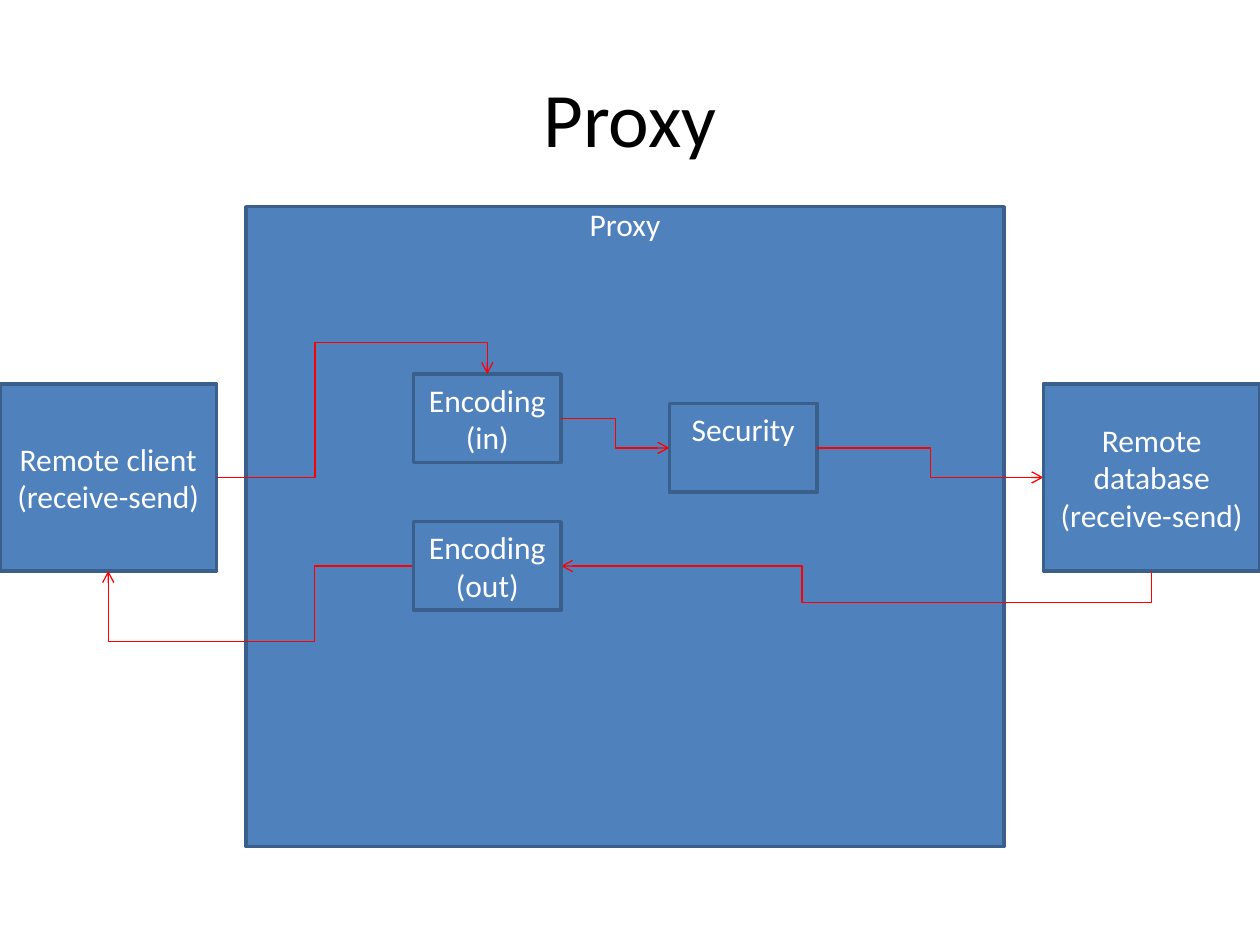
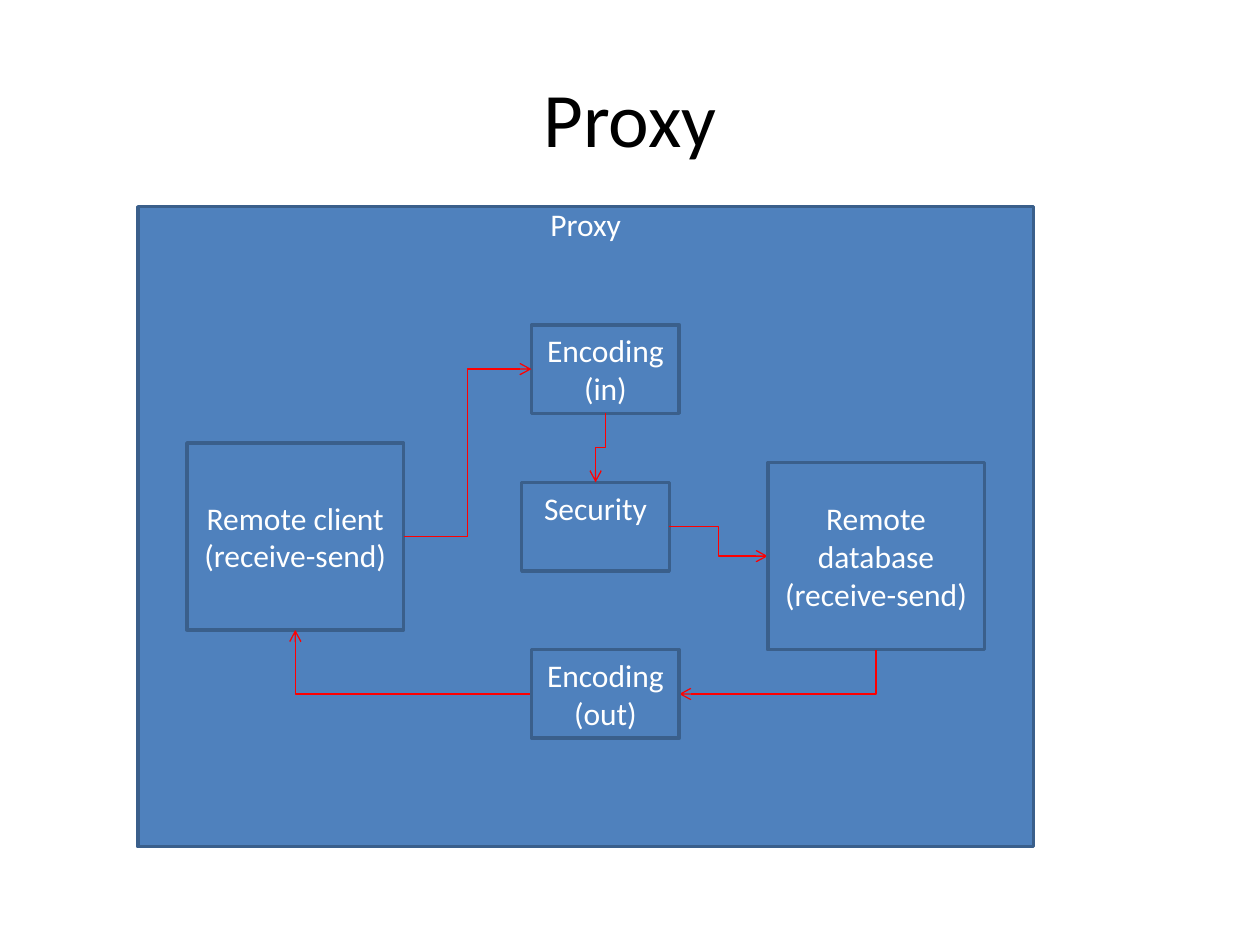
Before and after one commit to ProMix0/Project-calculis, a slide deck: slide 3 of Structure of project.pptx (slide 2 before the commit). Drawn at 1260x945 pixels with LibreOffice and Linux fonts; fonts in the diff are those of the drawing. Boxes give left, top, right and bottom in pixels: in the first picture for what was removed or moved away, otherwise in the second. Text is boxed around its words. In the diff, an @@ line names an element or a change of style, - is before the commit and + after.

Commit message:
Updating structure of project: adding client-proxy protocols

```diff
--- a/Structure of project.pptx
+++ b/Structure of project.pptx
@@ rectangle "Proxy": place and size @@
-rectangle "Proxy" at box(246, 207, 1004, 847)
+rectangle "Proxy" at box(137, 207, 1033, 847)
@@ rectangle "Encoding": place and size @@
-rectangle "Encoding" at box(413, 374, 561, 462)
+rectangle "Encoding" at box(532, 325, 679, 413)
@@ elbow arrow moved from (217, 478) - (488, 374) to (403, 537) - (532, 369) @@
@@ elbow arrow moved from (561, 418) - (669, 447) to (605, 413) - (596, 483) @@
@@ rectangle "Remote client": place and size @@
-rectangle "Remote client" at box(0, 384, 217, 571)
+rectangle "Remote client" at box(186, 444, 403, 630)
@@ rectangle "Remote database": place and size @@
-rectangle "Remote database" at box(1043, 384, 1260, 571)
+rectangle "Remote database" at box(767, 462, 984, 649)
@@ rectangle "Security": place and size @@
-rectangle "Security" at box(669, 403, 816, 491)
+rectangle "Security" at box(522, 483, 669, 571)
@@ elbow arrow moved from (816, 447) - (1043, 478) to (669, 527) - (767, 556) @@
@@ elbow arrow moved from (413, 566) - (108, 571) to (532, 694) - (295, 630) @@
@@ rectangle "Encoding": place and size @@
-rectangle "Encoding" at box(413, 522, 561, 610)
+rectangle "Encoding" at box(532, 650, 679, 738)
@@ elbow arrow moved from (1152, 571) - (561, 566) to (876, 650) - (679, 694) @@
```
Also in this commit, not shown: 2 other slides changed, 1 slide added.
